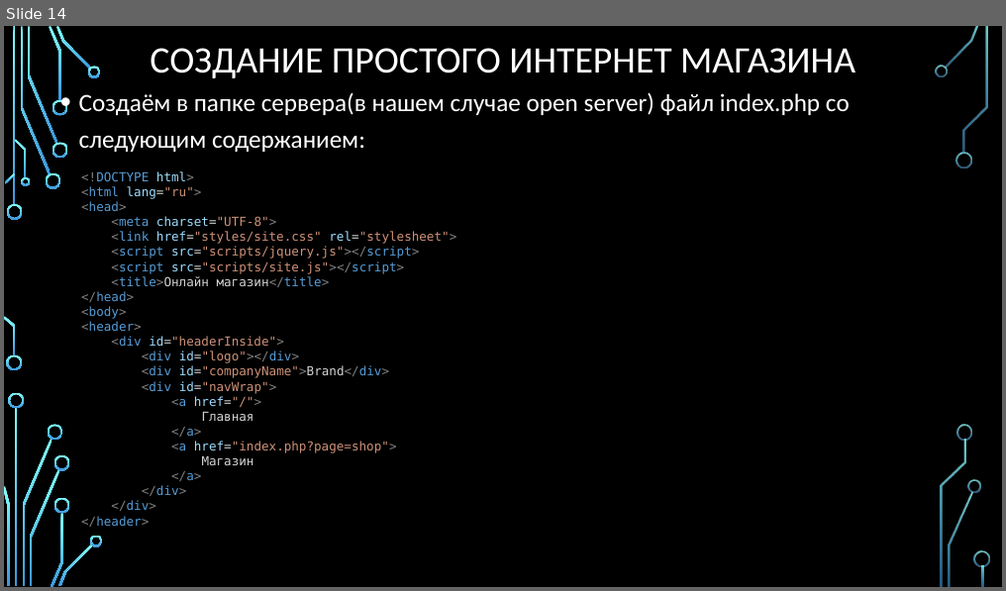
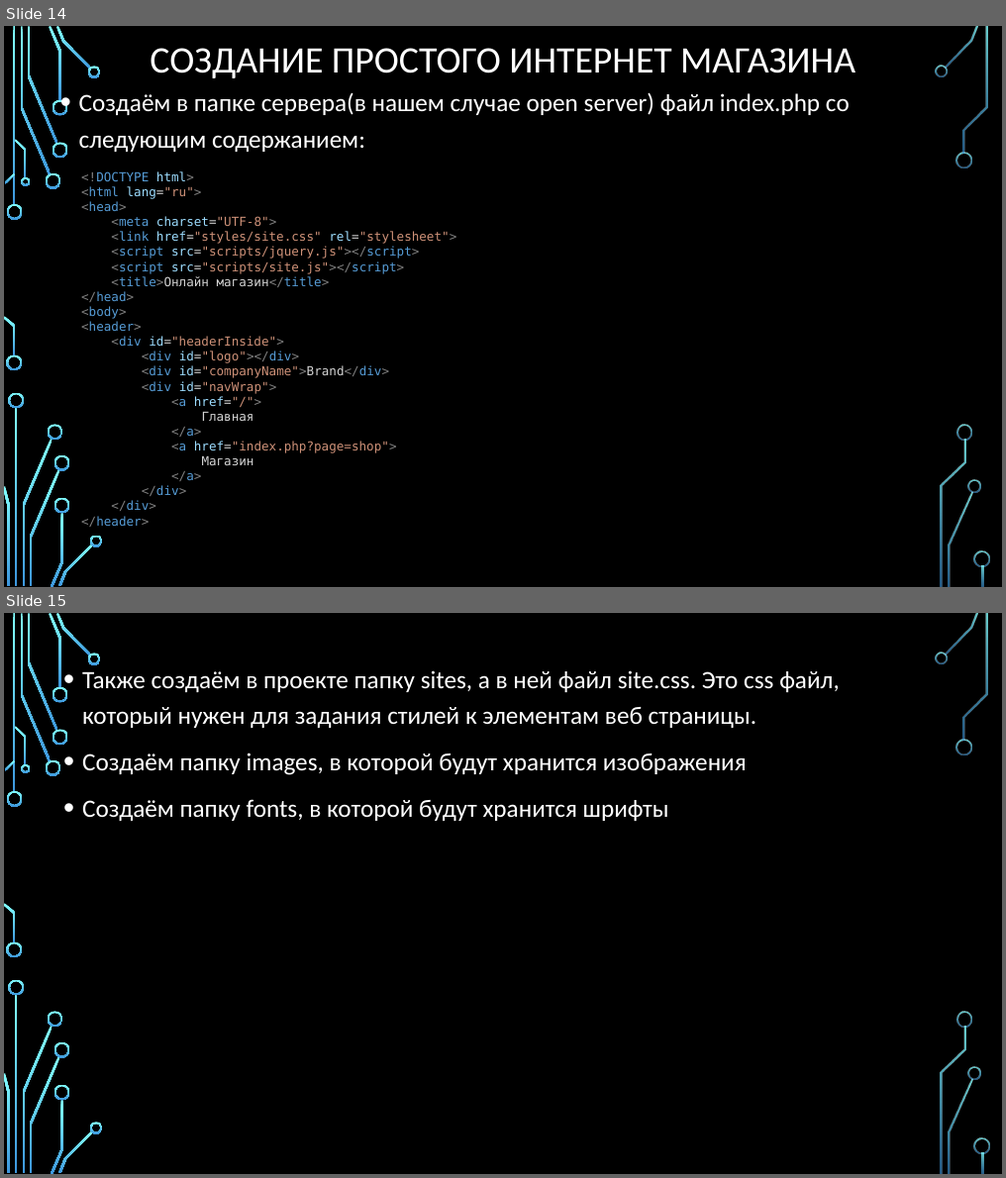
Before and after one commit to Chezemy/Panyushkin_Pavel_195, a slide deck: PHP/Веб-разработка с помощью PHP.pptx. Shown one above the other, each under a label of ours: slide 14 before the commit, slides 14 and 15 after it. The pictures are 1006x591 and 1006x1178 pixels, drawn with LibreOffice and Linux fonts; fonts in the diff are those of the drawing; background and template pictures are left out. Boxes give left, top, right and bottom in pixels: in the first picture for what was removed or moved away, otherwise in the second. Text is boxed around its words. In the diff, an @@ line names an element or a change of style, - is before the commit and + after.

Commit message:
New commit

```diff
--- a/PHP/Веб-разработка с помощью PHP.pptx
+++ b/PHP/Веб-разработка с помощью PHP.pptx
@@ slide 15 added at (4, 613, 1002, 1174), background picture (left out); not listed: 36 template elements that a slide beside it also shows @@
@@ text added at (82, 670, 840, 821), 24 pt, text #FFFFFF @@
+• Также создаём в проекте папку sites, а в ней файл site.css. Это css файл, который нужен для задания стилей к элементам веб страницы.
+• Создаём папку images, в которой будут хранится изображения
+• Создаём папку fonts, в которой будут хранится шрифты
```
